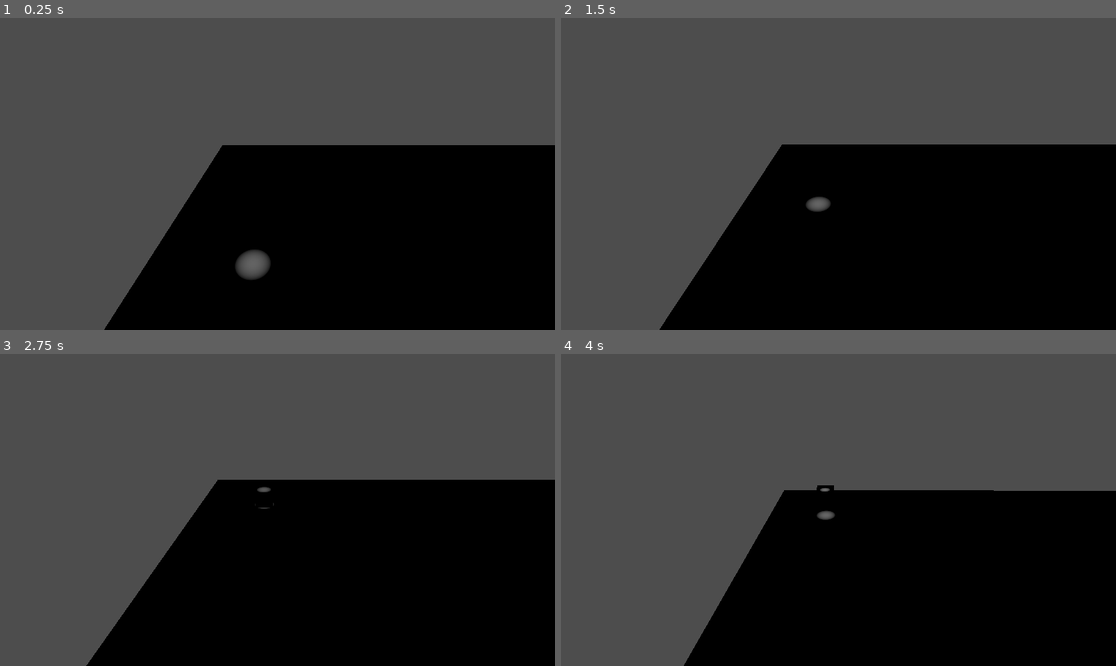
Above: before the commit, frames 1-4 (two rows, left to right).
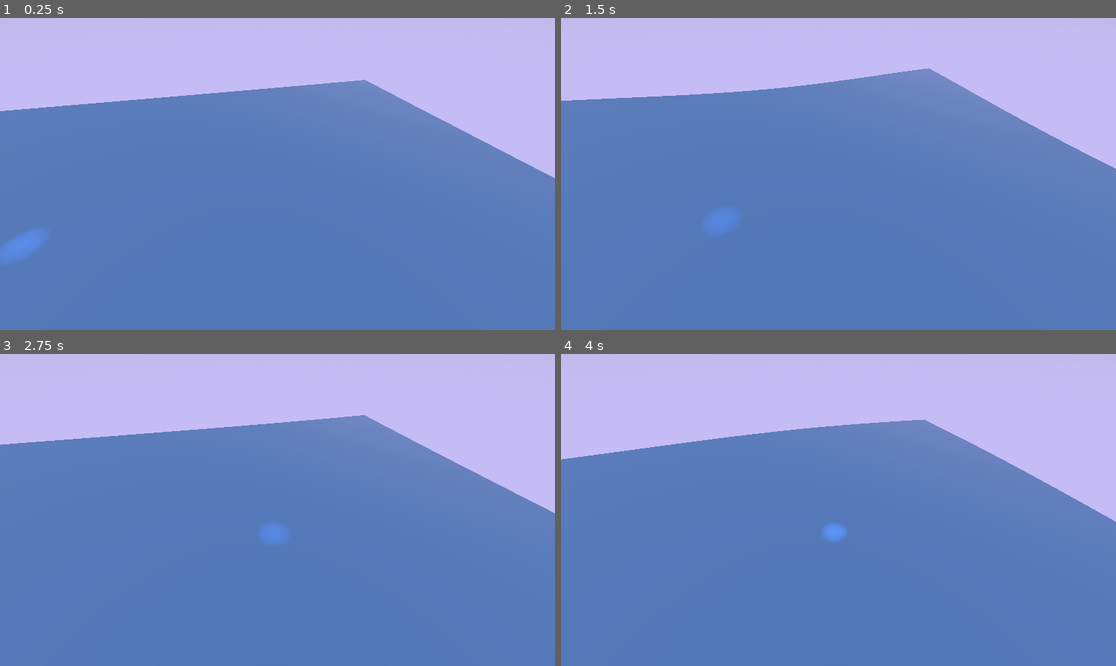
Above: after the commit, the same moments.

Repository: bbodin/chaselighting
Game: Godot game, scene res://world.tscn
Two runs of this game, one before a commit and one after it. Both use one fixed random seed, a clock stepped at 60 frames per second and the inputs below.
Inputs (mouse positions are in pixels of both pictures, inside the frame that each line leads up to):
- Up to frame 1 (0.25 s): no input
- Up to frame 2 (1.5 s): tap Enter (ui_accept) at 0.5, 0.77 s; move the mouse to (960, 158) at 0.52 s; hold Right (ui_right) 0.53-1.25 s; click (960, 158) at 0.67 s; drag from (727, 189) to (810, 236) at 1.27 s
- Up to frame 3 (2.75 s): move the mouse to (333, 441) at 2.02 s; hold Right (ui_right) from 2.03 s (still down)
- Up to frame 4 (4 s): release Right (ui_right) at 2.75 s; drag from (810, 572) to (672, 463) at 2.77 s; move the mouse to (1005, 556) at 3.52 s; hold Left (ui_left) from 3.53 s (still down); tap Enter (ui_accept) at 3.77 s

The runs differ from the first frame. In frame 1, 100% of the frame differs, in the area x 0-100%, y 0-100%; in frame 2, 100%; in frame 3, 100%; in frame 4, 100%.

Commit message:
Add scripts without models

Diff:
--- /dev/null
+++ b/flatFloor.gdshader
@@ -0,0 +1,23 @@
+shader_type spatial;
+
+varying float now;
+void vertex() {
+	// Called for every vertex the material is visible on.
+
+	VERTEX.y += 0.25* sin(VERTEX.x * 0.2 * sin(TIME))  + 0.25*  sin(VERTEX.z * 0.2 * sin(TIME)) ;
+}
+
+void fragment() {
+	// Called for every pixel the material is visible on.
+  //NORMAL_MAP = texture(normalmap, tex_position).xyz;
+  //float fresnel = sqrt(1.0 - dot(NORMAL, VIEW));
+  //RIM = 0.2;
+  //METALLIC = 0.0;
+  //ROUGHNESS = 0.01 * (1.0 - fresnel);
+  ALBEDO = vec3(0.1, 0.3, 0.5) ; // + (0.1 * fresnel);
+}
+
+//void light() {
+	// Called for every pixel for every light affecting the material.
+	// Uncomment to replace the default light processing function with this one.
+//}
--- /dev/null
+++ b/floor.gdshader
@@ -0,0 +1,15 @@
+shader_type canvas_item;
+
+void vertex() {
+	// Called for every vertex the material is visible on.
+}
+
+void fragment() {
+	// Called for every pixel the material is visible on.
+	COLOR.rgb = vec3(1,0,1);
+}
+
+//void light() {
+	// Called for every pixel for every light affecting the material.
+	// Uncomment to replace the default light processing function with this one.
+//}
--- a/player.gd
+++ b/player.gd
@@ -7,6 +7,9 @@
 # Get the gravity from the project settings to be synced with RigidBody nodes.
 var gravity = ProjectSettings.get_setting("physics/3d/default_gravity")
 var next_direction
+
+func _ready() :
+	$AnimationPlayer.play("floating")
 
 func _input(event):
 	if event is InputEventScreenTouch:
--- a/player.tscn
+++ b/player.tscn
@@ -1,10 +1,48 @@
-[gd_scene load_steps=4 format=3 uid="uid://5nb0otq2amsd"]
+[gd_scene load_steps=7 format=3 uid="uid://5nb0otq2amsd"]
+
+[ext_resource type="PackedScene" uid="uid://do6jtuewuqnao" path="res://Factory/Barrel_A.gltf" id="1_r0k0v"]
 
 [sub_resource type="GDScript" id="GDScript_p1oir"]
 
 [sub_resource type="BoxShape3D" id="BoxShape3D_m7lx0"]
 
-[sub_resource type="BoxMesh" id="BoxMesh_n432f"]
+[sub_resource type="Animation" id="Animation_oqn7s"]
+length = 0.001
+tracks/0/type = "value"
+tracks/0/imported = false
+tracks/0/enabled = true
+tracks/0/path = NodePath("Barrel_A2:rotation")
+tracks/0/interp = 1
+tracks/0/loop_wrap = true
+tracks/0/keys = {
+"times": PackedFloat32Array(0),
+"transitions": PackedFloat32Array(1),
+"update": 0,
+"values": [Vector3(0, 0, -0.361301)]
+}
+
+[sub_resource type="Animation" id="Animation_ajsxs"]
+resource_name = "floating"
+length = 4.0
+loop_mode = 1
+tracks/0/type = "value"
+tracks/0/imported = false
+tracks/0/enabled = true
+tracks/0/path = NodePath("Barrel_A2:rotation")
+tracks/0/interp = 1
+tracks/0/loop_wrap = true
+tracks/0/keys = {
+"times": PackedFloat32Array(0, 1, 2, 4),
+"transitions": PackedFloat32Array(1, 1, 1, 1),
+"update": 0,
+"values": [Vector3(0, 0, -0.361301), Vector3(0, 0, 0.336465), Vector3(0, 0, -0.0346099), Vector3(0, 0, -0.361283)]
+}
+
+[sub_resource type="AnimationLibrary" id="AnimationLibrary_1gbm5"]
+_data = {
+"RESET": SubResource("Animation_oqn7s"),
+"floating": SubResource("Animation_ajsxs")
+}
 
 [node name="Player" type="CharacterBody3D"]
 script = SubResource("GDScript_p1oir")
@@ -12,5 +50,10 @@
 [node name="CollisionShape3D" type="CollisionShape3D" parent="."]
 shape = SubResource("BoxShape3D_m7lx0")
 
-[node name="MeshInstance3D" type="MeshInstance3D" parent="."]
-mesh = SubResource("BoxMesh_n432f")
+[node name="Barrel_A2" parent="." instance=ExtResource("1_r0k0v")]
+transform = Transform3D(0.935438, 0.353492, 0, -0.353492, 0.935438, 0, 0, 0, 1, 0.249576, 0.132194, 0.5)
+
+[node name="AnimationPlayer" type="AnimationPlayer" parent="."]
+libraries = {
+"": SubResource("AnimationLibrary_1gbm5")
+}
--- a/project.godot
+++ b/project.godot
@@ -22,5 +22,4 @@
 
 [rendering]
 
-renderer/rendering_method="mobile"
 textures/vram_compression/import_etc2_astc=true
--- /dev/null
+++ b/shark.gd
@@ -0,0 +1,11 @@
+extends Node3D
+
+
+# Called when the node enters the scene tree for the first time.
+func _ready():
+	pass # Replace with function body.
+
+
+# Called every frame. 'delta' is the elapsed time since the previous frame.
+func _process(delta):
+	pass
--- /dev/null
+++ b/shark.tscn
@@ -0,0 +1,113 @@
+[gd_scene load_steps=8 format=3 uid="uid://bbb5uxmmqkn0s"]
+
+[ext_resource type="Script" path="res://shark.gd" id="1_45bbq"]
+[ext_resource type="PackedScene" uid="uid://bx3bq5m8fs806" path="res://Animals/shark_boi/scene.gltf" id="1_wje1i"]
+
+[sub_resource type="Animation" id="Animation_ygnyo"]
+length = 0.001
+tracks/0/type = "value"
+tracks/0/imported = false
+tracks/0/enabled = true
+tracks/0/path = NodePath("Sketchfab_Scene:scale")
+tracks/0/interp = 1
+tracks/0/loop_wrap = true
+tracks/0/keys = {
+"times": PackedFloat32Array(0),
+"transitions": PackedFloat32Array(1),
+"update": 0,
+"values": [Vector3(50, 50, 50)]
+}
+tracks/1/type = "value"
+tracks/1/imported = false
+tracks/1/enabled = true
+tracks/1/path = NodePath("Sketchfab_Scene:rotation")
+tracks/1/interp = 1
+tracks/1/loop_wrap = true
+tracks/1/keys = {
+"times": PackedFloat32Array(0),
+"transitions": PackedFloat32Array(1),
+"update": 0,
+"values": [Vector3(0, 0, 0)]
+}
+
+[sub_resource type="Animation" id="Animation_al2r2"]
+resource_name = "spin_left"
+tracks/0/type = "value"
+tracks/0/imported = false
+tracks/0/enabled = true
+tracks/0/path = NodePath("Sketchfab_Scene:scale")
+tracks/0/interp = 1
+tracks/0/loop_wrap = true
+tracks/0/keys = {
+"times": PackedFloat32Array(0, 0.3, 1),
+"transitions": PackedFloat32Array(1, 1, 1),
+"update": 0,
+"values": [Vector3(50, 50, 50), Vector3(55, 55, 55), Vector3(50, 50, 50)]
+}
+tracks/1/type = "value"
+tracks/1/imported = false
+tracks/1/enabled = true
+tracks/1/path = NodePath("Sketchfab_Scene:rotation")
+tracks/1/interp = 1
+tracks/1/loop_wrap = true
+tracks/1/keys = {
+"times": PackedFloat32Array(0, 0.3, 1),
+"transitions": PackedFloat32Array(1, 1, 1),
+"update": 0,
+"values": [Vector3(0, 0, 0), Vector3(0, 0.614024, 0), Vector3(0, 0, 0)]
+}
+
+[sub_resource type="Animation" id="Animation_1qqrx"]
+resource_name = "spin_right"
+loop_mode = 2
+tracks/0/type = "value"
+tracks/0/imported = false
+tracks/0/enabled = true
+tracks/0/path = NodePath("Sketchfab_Scene:scale")
+tracks/0/interp = 1
+tracks/0/loop_wrap = true
+tracks/0/keys = {
+"times": PackedFloat32Array(0, 0.5, 1),
+"transitions": PackedFloat32Array(1, 1, 1),
+"update": 0,
+"values": [Vector3(50, 50, 50), Vector3(70, 70, 70), Vector3(50, 50, 50)]
+}
+tracks/1/type = "value"
+tracks/1/imported = false
+tracks/1/enabled = true
+tracks/1/path = NodePath("Sketchfab_Scene:rotation")
+tracks/1/interp = 1
+tracks/1/loop_wrap = true
+tracks/1/keys = {
+"times": PackedFloat32Array(0, 0.5, 1),
+"transitions": PackedFloat32Array(1, 1, 1),
+"update": 0,
+"values": [Vector3(0, 0, 0), Vector3(0, -0.575662, 0), Vector3(0, 0, 0)]
+}
+
+[sub_resource type="AnimationLibrary" id="AnimationLibrary_2f60a"]
+_data = {
+"RESET": SubResource("Animation_ygnyo"),
+"spin_left": SubResource("Animation_al2r2"),
+"spin_right": SubResource("Animation_1qqrx")
+}
+
+[sub_resource type="AnimationNodeStateMachine" id="AnimationNodeStateMachine_7e7nr"]
+
+[node name="Shark" type="Node3D"]
+script = ExtResource("1_45bbq")
+
+[node name="Sketchfab_Scene" parent="." instance=ExtResource("1_wje1i")]
+transform = Transform3D(50, 0, 0, 0, 50, 0, 0, 0, 50, 0, 0, 0)
+
+[node name="AnimationTree" type="AnimationTree" parent="."]
+libraries = {
+"": SubResource("AnimationLibrary_2f60a")
+}
+tree_root = SubResource("AnimationNodeStateMachine_7e7nr")
+anim_player = NodePath("../AnimationPlayer")
+
+[node name="AnimationPlayer" type="AnimationPlayer" parent="."]
+libraries = {
+"": SubResource("AnimationLibrary_2f60a")
+}
--- a/world.tscn
+++ b/world.tscn
@@ -1,43 +1,81 @@
-[gd_scene load_steps=8 format=3 uid="uid://dn5ouhtvegr5f"]
+[gd_scene load_steps=14 format=3 uid="uid://dn5ouhtvegr5f"]
 
 [ext_resource type="PackedScene" uid="uid://5nb0otq2amsd" path="res://player.tscn" id="1_krph3"]
 [ext_resource type="PackedScene" uid="uid://c5krr305efk35" path="res://monster.tscn" id="2_5eggc"]
 [ext_resource type="Script" path="res://player.gd" id="2_m54cn"]
+[ext_resource type="Shader" path="res://flatFloor.gdshader" id="3_uddu0"]
 [ext_resource type="PackedScene" uid="uid://blcrhr526kw13" path="res://goal.tscn" id="4_oh68q"]
-
-[sub_resource type="PhysicalSkyMaterial" id="PhysicalSkyMaterial_2hakq"]
-
-[sub_resource type="StandardMaterial3D" id="StandardMaterial3D_r4oqr"]
-next_pass = SubResource("PhysicalSkyMaterial_2hakq")
-transparency = 1
-metallic = 0.23
+[ext_resource type="PackedScene" uid="uid://bbb5uxmmqkn0s" path="res://shark.tscn" id="6_e66x6"]
+[ext_resource type="PackedScene" uid="uid://co36iulgrxcuk" path="res://Animals/model_92c_-_white_shark_mesh/scene.gltf" id="7_k4o6v"]
 
 [sub_resource type="BoxShape3D" id="BoxShape3D_mnkqs"]
-size = Vector3(23.0486, 0.895386, 19.5995)
+size = Vector3(42.607, 0.895386, 43.286)
+
+[sub_resource type="ShaderMaterial" id="ShaderMaterial_nik8m"]
+render_priority = 0
+shader = ExtResource("3_uddu0")
+
+[sub_resource type="PlaneMesh" id="PlaneMesh_objf5"]
+material = SubResource("ShaderMaterial_nik8m")
+size = Vector2(40, 40)
+subdivide_width = 90
+subdivide_depth = 90
+
+[sub_resource type="ProceduralSkyMaterial" id="ProceduralSkyMaterial_ba87r"]
+sky_top_color = Color(0.690196, 0.333333, 0.0470588, 1)
+sky_horizon_color = Color(0.615686, 0.647059, 0.792157, 1)
+ground_bottom_color = Color(0.772549, 0.737255, 0.960784, 1)
+
+[sub_resource type="Sky" id="Sky_rlfat"]
+sky_material = SubResource("ProceduralSkyMaterial_ba87r")
+
+[sub_resource type="Environment" id="Environment_axt2y"]
+background_mode = 2
+sky = SubResource("Sky_rlfat")
+ssr_enabled = true
+ssao_enabled = true
+ssil_enabled = true
+sdfgi_enabled = true
 
 [node name="world" type="Node3D"]
 
 [node name="Player" parent="." instance=ExtResource("1_krph3")]
+transform = Transform3D(1, 0, 0, 0, 1, 0, 0, 0, 1, 0, -0.475865, 0)
 script = ExtResource("2_m54cn")
 
 [node name="Camera3D" type="Camera3D" parent="Player"]
-transform = Transform3D(0.999999, -0.000612489, 0.000870872, 0.00011345, 0.874603, 0.48484, -0.00105863, -0.48484, 0.874602, 0.800991, 5.33454, 11.3274)
+transform = Transform3D(0.268957, -0.636917, 0.722494, 0, 0.750136, 0.661284, -0.963152, -0.177857, 0.201754, 4.49643, 4.59135, 1.25561)
 doppler_tracking = 2
 fov = 73.9624
 
 [node name="StaticBody3D" type="StaticBody3D" parent="."]
 
-[node name="CSGBox3D" type="CSGBox3D" parent="StaticBody3D"]
-transform = Transform3D(1, 0, 0, 0, 1, 0, 0, 0, 1, 9.85458, -1.24192, 13.3658)
-size = Vector3(26.6453, 1.22607, 34.3189)
-material = SubResource("StandardMaterial3D_r4oqr")
+[node name="CollisionShape3D" type="CollisionShape3D" parent="StaticBody3D"]
+transform = Transform3D(1, 0, 0, 0, 1, 0, 0, 0, 1, 10.2968, -1.09125, 9.52463)
+shape = SubResource("BoxShape3D_mnkqs")
 
-[node name="CollisionShape3D" type="CollisionShape3D" parent="StaticBody3D"]
-transform = Transform3D(1, 0, 0, 0, 1, 0, 0, 0, 1, 8.04648, -1.09125, 5.9428)
-shape = SubResource("BoxShape3D_mnkqs")
+[node name="MeshInstance3D" type="MeshInstance3D" parent="StaticBody3D"]
+transform = Transform3D(1, 0, 0, 0, 1, 0, 0, 0, 1, 9.94316, -0.328752, 10.0781)
+transparency = 1.0
+mesh = SubResource("PlaneMesh_objf5")
 
 [node name="Monster" parent="." instance=ExtResource("2_5eggc")]
 transform = Transform3D(1, 0, 0, 0, 1, 0, 0, 0, 1, 0, 0, 6.83169)
 
 [node name="goal" parent="." instance=ExtResource("4_oh68q")]
 transform = Transform3D(1, 0, 0, 0, 1, 0, 0, 0, 1, 9.46023, 0, 14.9772)
+
+[node name="WorldEnvironment" type="WorldEnvironment" parent="."]
+environment = SubResource("Environment_axt2y")
+
+[node name="DirectionalLight3D" type="DirectionalLight3D" parent="WorldEnvironment"]
+transform = Transform3D(-0.778046, 0.386201, -0.495473, 0, 0.788709, 0.614767, 0.628208, 0.478317, -0.613651, 0, 16.1991, 0)
+light_color = Color(0.945098, 0.839216, 0.956863, 1)
+light_energy = 3.181
+shadow_enabled = true
+
+[node name="Shark" parent="." instance=ExtResource("6_e66x6")]
+transform = Transform3D(-0.401244, 0, 0.915971, 0, 1, 0, -0.915971, 0, -0.401244, -4.716, -0.898774, 3.09906)
+
+[node name="Sketchfab_Scene" parent="." instance=ExtResource("7_k4o6v")]
+transform = Transform3D(5, 0, 0, 0, 5, 0, 0, 0, 5, 0.491927, 2.28171, -10.6357)
Not shown, added: .gitignore
